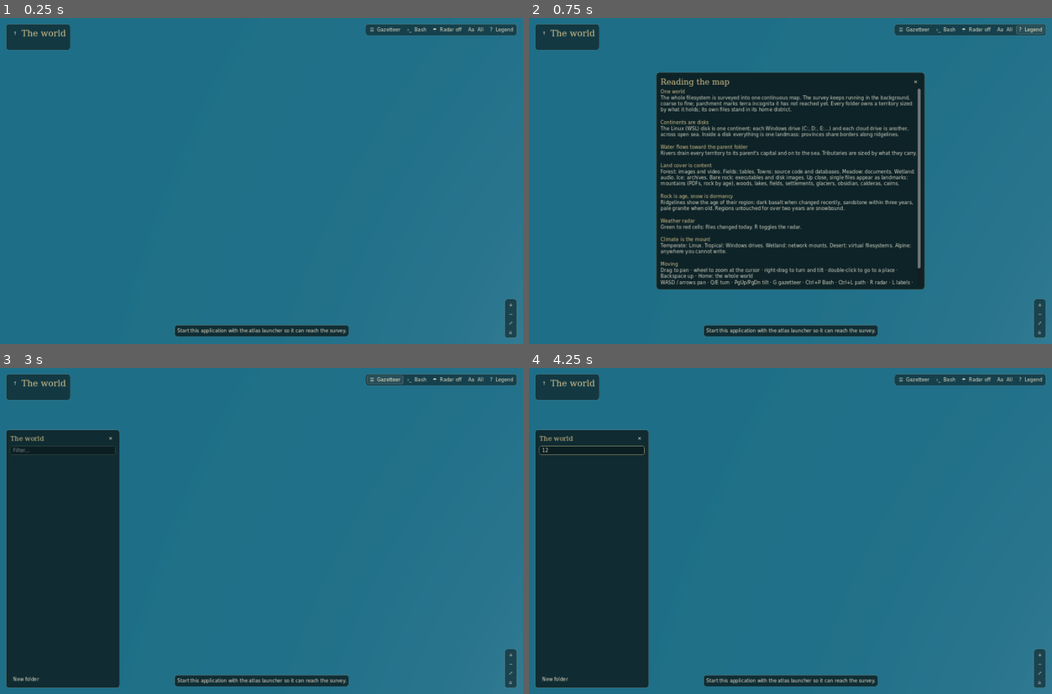
Above: before the commit, frames 1-4 (two rows, left to right).
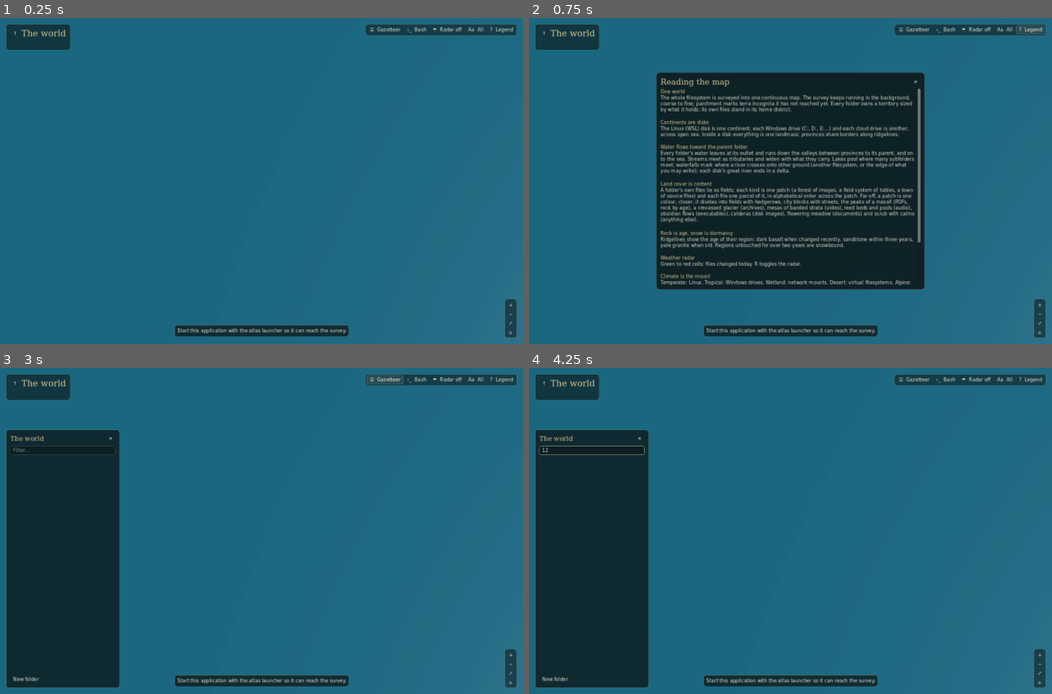
Above: after the commit, the same moments.

Repository: 3-mmc/cartografiler
Game: Godot game, scene res://main.tscn
Two runs of this game, one before a commit and one after it. Both use one fixed random seed, a clock stepped at 60 frames per second and the inputs below.
Inputs (mouse positions are in pixels of both pictures, inside the frame that each line leads up to):
- Up to frame 1 (0.25 s): no input
- Up to frame 2 (0.75 s): click "? Legend" at 0.5 s
- Up to frame 3 (3 s): click "✕" at 1.25 s; click "↑" at 2 s; click "☰ Gazetteer" at 2.75 s
- Up to frame 4 (4.25 s): click (591, 449) at 3.52 s; type "12" at 3.6 s

The runs differ from the first frame. In frame 2, 7.0% of the frame differs, in the area x 25-75%, y 40-83%; in frame 3, less than 0.1%; in frame 4, less than 0.1%.

Commit message:
Files as fields, a real drainage network, CC0 ground textures
- A folder's own files lie as fields: one cohesive patch per kind, seeded toward the
  subfolder richest in that kind, one Lloyd-relaxed parcel per file in alphabetical order.
  Parcels render per kind (massif peaks, forest stands, field systems with hedgerows,
  city blocks, glaciers, mesas, reed beds, obsidian, calderas, meadow, scrub).
- Video is canyon country (mesas of banded strata), audio a wetland; water now means
  structure only.
- Rivers: least-cost drainage tree along the borders between provinces, widths by flow,
  bent by the border warp; tributaries merge; hub lakes, waterfalls where the ground
  changes, deltas at each disk's mouth. Map-symbol widths when zoomed in.
- CC0 Poly Haven textures as per-material detail and normals, two octaves cross-faded
  with zoom (tile format BTL2 carries material weights).
- C2 B-spline noise and sea-distance sampling remove square facets from the relief;
  rolling uplands inside provinces, stronger ridges parted by rivers.
- Labels: patches named as a whole, a budget of file names per patch, hidden folders quiet.

Co-Authored-By: Claude Opus 5.5 <noreply@anthropic.com>
Claude-Session: https://claude.ai/code/session_01Vn4u4kuLdjw2kDXGTs4uEB

Diff:
--- a/native/main.gd
+++ b/native/main.gd
@@ -16,6 +16,7 @@
 const SAMPLES = 257
 const TILES_ACROSS = 2.6        # tile size relative to the view width
 const MAX_INFLIGHT = 6
+const DETAIL_REPEATS = 5.0      # detail texture repeats across the view (per octave)
 const KIND_NAMES = {"pdf":"PDF", "images":"Image", "audio":"Audio", "video":"Video", "tables":"Table", "code":"Source",
 	"archives":"Archive", "binaries":"Executable", "disks":"Disk image", "databases":"Database", "documents":"Document", "other":"File"}
 
@@ -67,6 +68,7 @@
 var world: Node3D
 var camera: Camera3D
 var sun: DirectionalLight3D
+var detail_array: Texture2DArray
 var ocean: MeshInstance3D
 var marker: MeshInstance3D
 var screen_ui: Control
@@ -410,6 +412,7 @@
 	get_window().min_size = Vector2i(900, 600)
 
 func _build_world():
+	load_detail_textures()
 	world = Node3D.new()
 	add_child(world)
 	var environment = WorldEnvironment.new()
@@ -430,7 +433,7 @@
 	environment.environment = config
 	world.add_child(environment)
 	sun = DirectionalLight3D.new()
-	sun.rotation_degrees = Vector3(-38, -35, 0)
+	sun.rotation_degrees = Vector3(-30, -35, 0)
 	sun.light_color = Color("fff0d6")
 	sun.light_energy = 1.35
 	sun.shadow_enabled = true
@@ -602,7 +605,7 @@
 	pump_requests()
 
 func install_tile(key: String, body: PackedByteArray):
-	if body.size() < 36 or body.slice(0, 4).get_string_from_ascii() != "BTL1":
+	if body.size() < 36 or body.slice(0, 4).get_string_from_ascii() != "BTL2":
 		if tiles.has(key) and tiles[key].get("loading", false): tiles.erase(key)
 		return
 	var n = body.decode_u32(4)
@@ -618,11 +621,19 @@
 	colour.generate_mipmaps()
 	offset += plane*4
 	var aux = Image.create_from_data(n, n, false, Image.FORMAT_RGBA8, body.slice(offset, offset+plane*4))
+	offset += plane*4
+	var mat_a = Image.create_from_data(n, n, false, Image.FORMAT_RGBA8, body.slice(offset, offset+plane*4))
+	offset += plane*4
+	var mat_b = Image.create_from_data(n, n, false, Image.FORMAT_RGBA8, body.slice(offset, offset+plane*4))
 	var mat = ShaderMaterial.new()
 	mat.shader = TERRAIN_SHADER
 	mat.set_shader_parameter("heightmap", ImageTexture.create_from_image(heights))
 	mat.set_shader_parameter("colormap", ImageTexture.create_from_image(colour))
 	mat.set_shader_parameter("auxmap", ImageTexture.create_from_image(aux))
+	mat.set_shader_parameter("mat_a", ImageTexture.create_from_image(mat_a))
+	mat.set_shader_parameter("mat_b", ImageTexture.create_from_image(mat_b))
+	if detail_array != null:
+		mat.set_shader_parameter("detail", detail_array)
 	var S = pow(0.5, l)
 	mat.set_shader_parameter("texel_world", S/float(n-1))
 	mat.set_shader_parameter("exaggeration", EXAG)
@@ -637,8 +648,28 @@
 	tiles[key] = {"node":node, "mat":mat, "level":l, "x":x, "y":y, "base":base, "heights":heights, "S":S, "age":0}
 	places_dirty = true
 
+func load_detail_textures():
+	# CC0 ground detail (native/textures, fetched by tools/fetch_textures.py), one layer per material.
+	var images: Array[Image] = []
+	for name in ["meadow", "forest", "field", "town", "wet", "snow", "rock", "sand"]:
+		var image = Image.load_from_file(ProjectSettings.globalize_path("res://textures/%s.png" % name))
+		if image == null or image.is_empty():
+			push_warning("Missing detail texture %s; run tools/fetch_textures.py" % name)
+			return
+		image.convert(Image.FORMAT_RGBA8)
+		image.generate_mipmaps()
+		images.append(image)
+	detail_array = Texture2DArray.new()
+	detail_array.create_from_images(images)
+
 func place_tiles():
 	var scale = RENDER/view*EXAG
+	# Detail repeats every P world units (P a power of two near a sixth of the view), cross-faded
+	# with the next octave so the grain never jumps while zooming.
+	var lp = log(view/DETAIL_REPEATS)/log(2.0)
+	var P0 = pow(2.0, floor(lp))
+	var P1 = P0*2.0
+	var mix_f = lp-floor(lp)
 	for key in tiles:
 		var t = tiles[key]
 		if t.get("loading", false) or not t.node.visible:
@@ -651,6 +682,11 @@
 		t.mat.set_shader_parameter("sink", 0.0 if t.level == level else RENDER*0.004*(level-t.level))
 		t.mat.set_shader_parameter("weather_on", 1.0 if weather_on else 0.0)
 		t.mat.set_shader_parameter("time_s", clock)
+		var ox = t.x*S
+		var oy = t.y*S
+		t.mat.set_shader_parameter("detail_uv0", Vector4(fposmod(ox/P0, 1.0), fposmod(oy/P0, 1.0), S/P0, S/P0))
+		t.mat.set_shader_parameter("detail_uv1", Vector4(fposmod(ox/P1, 1.0), fposmod(oy/P1, 1.0), S/P1, S/P1))
+		t.mat.set_shader_parameter("detail_mix", mix_f)
 	ocean.position = Vector3(0, (0.0-h_ref)*scale-0.05, 0)
 
 func height_at(x: float, y: float) -> float:
@@ -799,6 +835,10 @@
 		var font_size = 26 if continent else clampi(int(9+log(size_px)/log(2.0)*1.5), 12, 22)
 		var w = make_label(text, SERIF, font_size, Color("f1ead4") if continent else Color("e6dfc6"), 2 if continent else 1)
 		place_labels.append({"widget":w, "x":float(r.x), "y":float(r.y), "priority":size_px*(4.0 if continent else 1.0), "region":true, "data":r})
+	for q in data.get("patches", []):
+		var size_px = float(q.side)/px
+		var w = make_label(q.name, ITALIC, clampi(int(8+log(size_px)/log(2.0)*1.2), 11, 16), Color("e9d9a8"), 1)
+		place_labels.append({"widget":w, "x":float(q.x), "y":float(q.y), "priority":size_px*1.5, "region":false, "data":q})
 	for f in data.get("files", []):
 		var w = make_label(f.name, ITALIC, 12, Color("f3edd8"), 1)
 		place_labels.append({"widget":w, "x":float(f.x), "y":float(f.y)+float(f.r)*1.1, "priority":float(f.r)/px, "region":false, "data":f})
@@ -1105,7 +1145,7 @@
 	var top = []
 	for k in kinds: top.append([int(kinds[k]), k])
 	top.sort_custom(func(a, b): return a[0] > b[0])
-	var cover = {"images":"forest", "video":"forest", "tables":"fields", "code":"towns", "databases":"towns", "pdf":"meadow and uplands",
+	var cover = {"images":"forest", "video":"canyon country", "tables":"fields", "code":"towns", "databases":"towns", "pdf":"meadow and uplands",
 		"documents":"meadow", "audio":"wetland", "archives":"ice", "binaries":"bare rock", "disks":"bare rock", "other":"scrub"}
 	var parts = []
 	for i in mini(3, top.size()): parts.append("%s (%s)" % [cover.get(top[i][1], "scrub"), top[i][1]])
@@ -1119,9 +1159,9 @@
 	return text
 
 func reading_for_file(p: Dictionary) -> String:
-	var forms = {"pdf":"A mountain; its rock shows age (dark basalt when new, pale granite when old).", "images":"A wood.",
-		"audio":"A lake.", "video":"A lake below a falls.", "tables":"Fields.", "code":"A settlement.", "databases":"A settlement.",
-		"archives":"A glacier.", "binaries":"An obsidian outcrop.", "disks":"A caldera.", "documents":"Meadow, in flower.", "other":"A cairn."}
+	var forms = {"pdf":"A peak of the massif; its rock shows age (dark basalt when new, pale granite when old).", "images":"A stand of the forest.",
+		"audio":"A reed bed with pools.", "video":"A mesa of banded strata: film is banded in frames, and a long one stands tall.", "tables":"A field.", "code":"A city block.", "databases":"A city block with slate roofs.",
+		"archives":"A tongue of the glacier.", "binaries":"An obsidian flow.", "disks":"A caldera.", "documents":"A meadow in flower.", "other":"Scrub with a cairn."}
 	return forms.get(p.get("kind", "other"), "A cairn.")
 
 func deselect():
@@ -1222,10 +1262,10 @@
 The Linux (WSL) disk is one continent; each Windows drive (C:, D:, E:…) and each cloud drive is another, across open sea. Inside a disk everything is one landmass: provinces share borders along ridgelines.
 
 [color=#d9c68f][b]Water flows toward the parent folder[/b][/color]
-Rivers drain every territory to its parent's capital and on to the sea. Tributaries are sized by what they carry.
+Every folder's water leaves at its outlet and runs down the valleys between provinces to its parent, and on to the sea. Streams meet as tributaries and widen with what they carry. Lakes pool where many subfolders meet; waterfalls mark where a river crosses onto other ground (another filesystem, or the edge of what you may write); each disk's great river ends in a delta.
 
 [color=#d9c68f][b]Land cover is content[/b][/color]
-Forest: images and video. Fields: tables. Towns: source code and databases. Meadow: documents. Wetland: audio. Ice: archives. Bare rock: executables and disk images. Up close, single files appear as landmarks: mountains (PDFs, rock by age), woods, lakes, fields, settlements, glaciers, obsidian, calderas, cairns.
+A folder's own files lie as fields: each kind is one patch (a forest of images, a field system of tables, a town of source files) and each file one parcel of it, in alphabetical order across the patch. Far off, a patch is one colour; closer, it divides into fields with hedgerows, city blocks with streets, the peaks of a massif (PDFs, rock by age), a crevassed glacier (archives), mesas of banded strata (video), reed beds and pools (audio), obsidian flows (executables), calderas (disk images), flowering meadow (documents) and scrub with cairns (anything else).
 
 [color=#d9c68f][b]Rock is age, snow is dormancy[/b][/color]
 Ridgelines show the age of their region: dark basalt when changed recently, sandstone within three years, pale granite when old. Regions untouched for over two years are snowbound.
--- a/native/terrain.gdshader
+++ b/native/terrain.gdshader
@@ -6,6 +6,16 @@
 uniform sampler2D heightmap : filter_linear, repeat_disable;
 uniform sampler2D colormap : source_color, filter_linear_mipmap_anisotropic, repeat_disable;
 uniform sampler2D auxmap : filter_linear, repeat_disable;
+// Material weights (MATERIALS order in branchfm/tiles.py): meadow, forest, field, town | wet, snow, rock, sand.
+uniform sampler2D mat_a : filter_linear, repeat_disable;
+uniform sampler2D mat_b : filter_linear, repeat_disable;
+// CC0 detail maps (native/textures): RG normal, B luminance detail. Sampled at two world-anchored
+// scales one octave apart and cross-faded with zoom, so ground grain looks the same at any height.
+uniform sampler2DArray detail : filter_linear_mipmap_anisotropic, repeat_enable;
+uniform vec4 detail_uv0 = vec4(0.0, 0.0, 8.0, 8.0);   // offset.xy, repeats across the tile.zw
+uniform vec4 detail_uv1 = vec4(0.0, 0.0, 4.0, 4.0);
+uniform float detail_mix = 0.0;
+uniform float detail_strength = 0.4;
 uniform float height_scale = 1.0;    // render units per world unit, vertical exaggeration included
 uniform float height_offset = 0.0;   // (tile base - reference height), already in render units
 uniform float texel_world = 1.0;     // world units between height samples
@@ -15,6 +25,7 @@
 uniform float sink = 0.0;            // coarse fallback tiles sit just under finer ones
 
 varying vec2 tuv;
+varying vec2 puv;
 varying vec3 world_pos;
 
 const float SAMPLES = 257.0;
@@ -36,6 +47,7 @@
 
 void vertex() {
 	tuv = texel_uv(UV);
+	puv = UV;
 	float h = textureLod(heightmap, tuv, 0.0).r;
 	VERTEX.y = h * height_scale + height_offset - sink;
 	world_pos = (MODEL_MATRIX * vec4(VERTEX, 1.0)).xyz;
@@ -54,6 +66,29 @@
 	vec4 aux = texture(auxmap, tuv);
 	float water = smoothstep(0.35, 0.8, c.a);
 	vec3 albedo = c.rgb;
+
+	// Ground detail from the materials under this pixel.
+	vec4 wa = texture(mat_a, tuv);
+	vec4 wb = texture(mat_b, tuv);
+	float weights[8] = float[8](wa.r, wa.g, wa.b, wa.a, wb.r, wb.g, wb.b, wb.a);
+	vec2 uv0 = detail_uv0.xy + puv * detail_uv0.zw;
+	vec2 uv1 = detail_uv1.xy + puv * detail_uv1.zw;
+	float lum = 0.0;
+	vec2 bump = vec2(0.0);
+	float total = 0.0;
+	for (int i = 0; i < 8; i++) {
+		float w = weights[i];
+		if (w < 0.02) continue;
+		vec4 d = mix(texture(detail, vec3(uv0, float(i))), texture(detail, vec3(uv1, float(i))), detail_mix);
+		lum += w * (d.b - 0.5);
+		bump += w * (d.rg * 2.0 - 1.0);
+		total += w;
+	}
+	if (total > 0.0) {
+		float k = clamp(total, 0.0, 1.0) * (1.0 - water);
+		albedo *= 1.0 + detail_strength * 2.0 * lum * k;
+		n = normalize(n + vec3(bump.x, 0.0, -bump.y) * 0.4 * k);
+	}
 
 	// Water: gloss, a little depth tint, and slow ripples.
 	if (water > 0.0) {
Not shown, added: native/textures/.gdignore
Binary file added: native/textures/field.png
Binary file added: native/textures/forest.png
Binary file added: native/textures/meadow.png
Binary file added: native/textures/rock.png
Binary file added: native/textures/sand.png
Binary file added: native/textures/snow.png
Binary file added: native/textures/town.png
Binary file added: native/textures/wet.png
Not shown, changed: AGENTS.md
Not shown, changed: README.md
Not shown, changed: branchfm/atlas_api.py
(and 7 more such lines)
